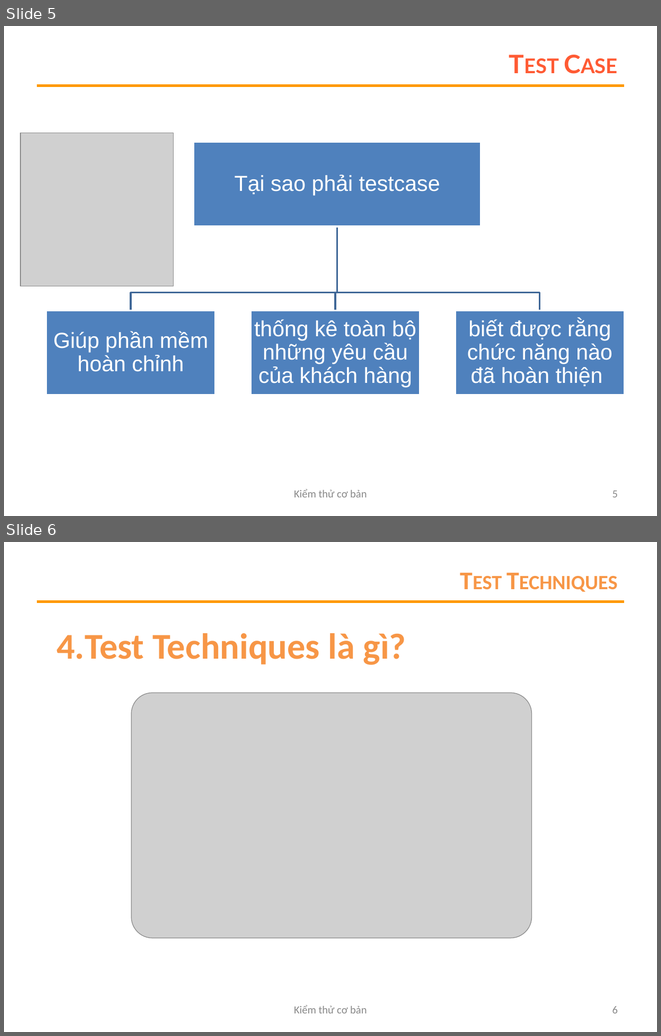
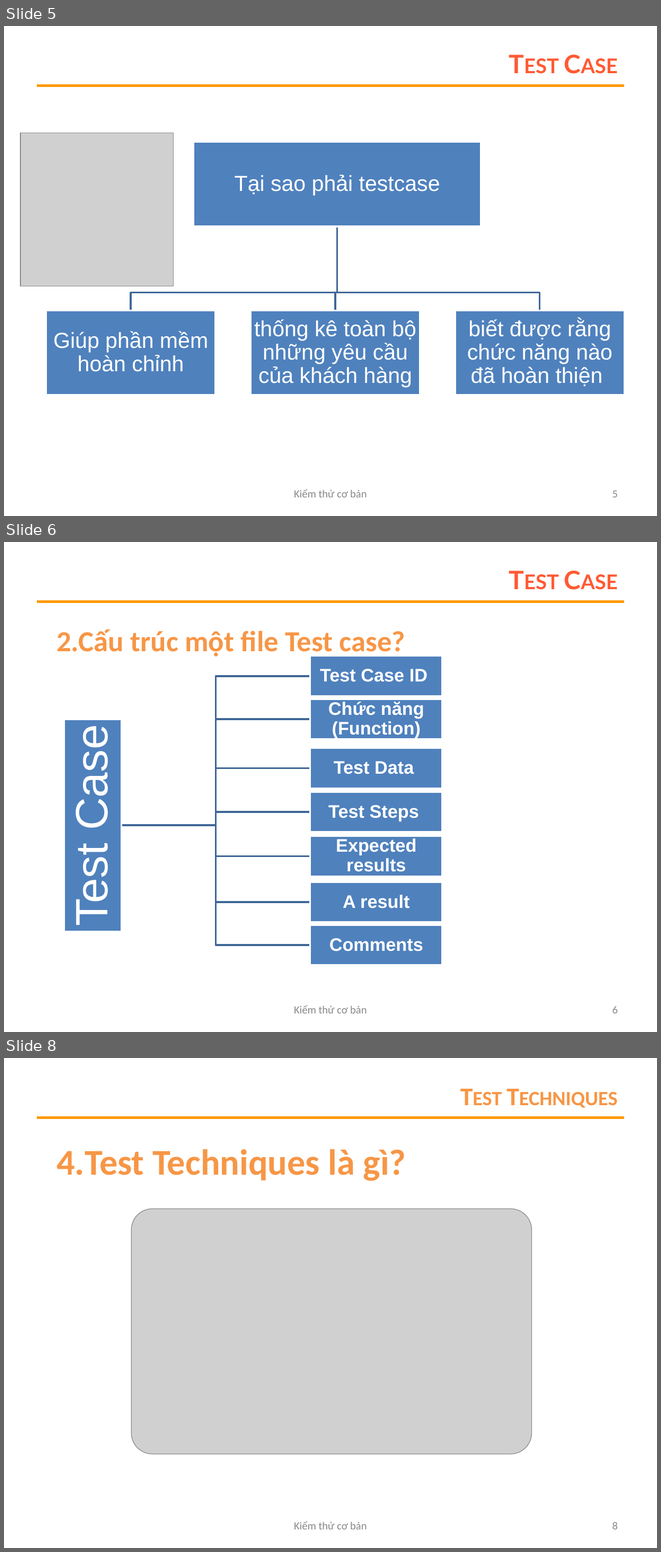
Before and after one commit to ngocvghy2000/AssignmentSOF303, a slide deck: Thuyết trình ngày 24-4-2020/thuyết_trình_nhóm_6.pptx. Shown one above the other, each under a label of ours: slides 5 and 6 before the commit, slides 5, 6 and 8 after it; the slides between them are not shown. The pictures are 661x1036 and 661x1552 pixels, drawn with LibreOffice and Linux fonts; fonts in the diff are those of the drawing; grey boxes stand for pictures; background and template pictures are left out. Boxes give left, top, right and bottom in pixels: in the first picture for what was removed or moved away, otherwise in the second. Text is boxed around its words. In the diff, an @@ line names an element or a change of style, - is before the commit and + after.

```diff
--- a/Thuyết trình ngày 24-4-2020/thuyết_trình_nhóm_6.pptx
+++ b/Thuyết trình ngày 24-4-2020/thuyết_trình_nhóm_6.pptx
@@ slide 6 added at <box>4,542,657,1032</box>, background #FFFFFF; not listed: 1 template element that a slide beside it also shows @@
@@ title added at <box>151,562,624,596</box>, 28 pt, text #FF5A33, bold, small capitals @@
+Test Case
@@ text added at <box>56,629,405,658</box>, 32 pt, text #F79646, bold @@
+2.Cấu trúc một file Test case?
@@ group added at <box>64,655,443,965</box>: 8 rectangles, 8 texts, 7 freeform shapes @@
+Test Case
+Test Steps
+Test Data
+Chức năng (Function)
+Expected results
+A result
+Comments
+Test Case ID
@@ text added at <box>294,1005,367,1013</box>, 12 pt, text #888888 @@
+Kiểm thử cơ bản
@@ page number added at <box>612,1006,618,1013</box>, 12 pt, text #888888 @@
+6
@@ what was slide 6 is now slide 8 @@
@@ page number at <box>612,1522,618,1529</box>: text changed @@
-6
+8
```
Also in this commit, not shown: 1 slide changed, 1 other slide added, 5 slides removed.
